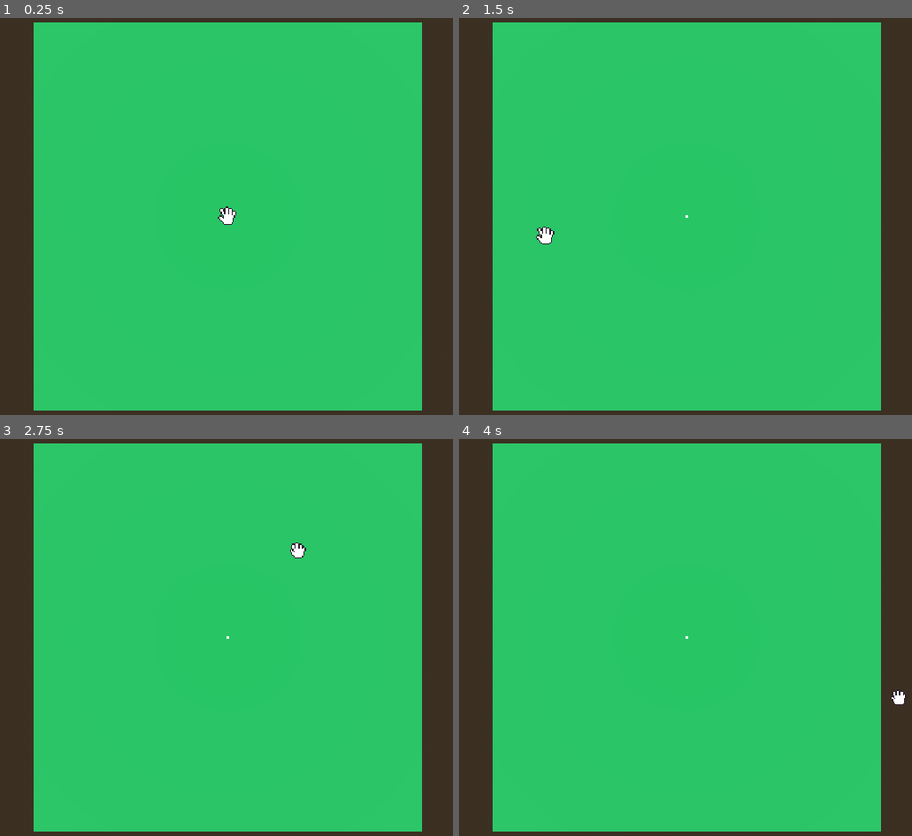
Above: before the commit, frames 1-4 (two rows, left to right).
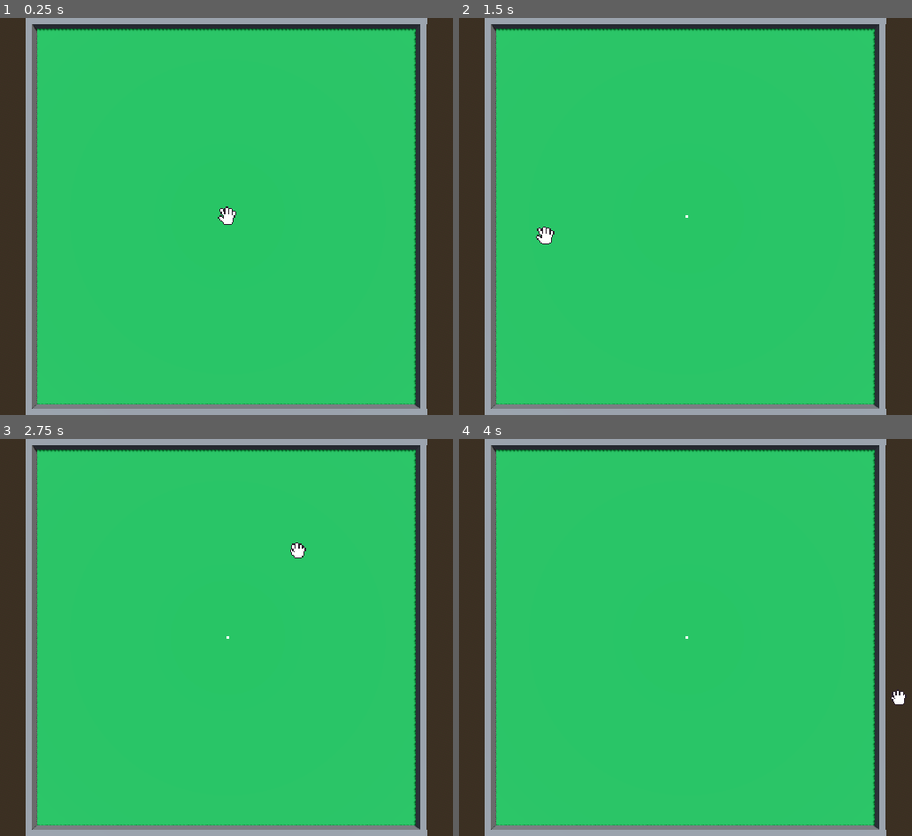
Above: after the commit, the same moments.

Repository: lognasmeow/hole-in-one
Game: Godot game, scene res://Maps/test area.tscn
Two runs of this game, one before a commit and one after it. Both use one fixed random seed, a clock stepped at 60 frames per second and the inputs below.
Inputs (mouse positions are in pixels of both pictures, inside the frame that each line leads up to):
- Up to frame 1 (0.25 s): no input
- Up to frame 2 (1.5 s): tap Enter at 0.5 s; move the mouse to (844, 196) at 0.52 s; press the mouse at (844, 196) at 0.53 s; tap Space at 1.25 s; move the mouse to (545, 236) at 1.27 s; release the mouse at (545, 236) at 1.28 s; click (545, 236) at 1.35 s
- Up to frame 3 (2.75 s): tap Enter at 2 s; move the mouse to (298, 550) at 2.02 s; press the mouse at (298, 550) at 2.03 s
- Up to frame 4 (4 s): tap Space at 2.75 s; move the mouse to (649, 716) at 2.77 s; release the mouse at (649, 716) at 2.78 s; click (649, 716) at 2.85 s; tap Enter at 3.5 s; move the mouse to (898, 697) at 3.52 s; press the mouse at (898, 697) at 3.53 s

The runs differ from the first frame. In frame 1, 10% of the frame differs, in the area x 5-95%, y 0-100%; in frame 2, 10%; in frame 3, 10%; in frame 4, 10%.

Commit message:
fill out test area

Diff:
--- a/hole-in-one/Maps/test area.tscn
+++ b/hole-in-one/Maps/test area.tscn
@@ -26,6 +26,15 @@
 [sub_resource type="ConvexPolygonShape3D" id="ConvexPolygonShape3D_lw62w"]
 points = PackedVector3Array(-1, 0, -1, -1, 0, 1, 1, 0, -1, 1, 0, 1)
 
+[sub_resource type="BoxMesh" id="BoxMesh_kxbnw"]
+size = Vector3(30, 0.5, 0.5)
+
+[sub_resource type="StandardMaterial3D" id="StandardMaterial3D_kxbnw"]
+albedo_color = Color(0.31431597, 0.31431618, 0.31431603, 1)
+
+[sub_resource type="ConvexPolygonShape3D" id="ConvexPolygonShape3D_kxbnw"]
+points = PackedVector3Array(14.999998, 0.25, 0.25, 14.999998, 0.25, -0.25, -15, 0.25, 0.25, 14.999998, -0.25, 0.25, 14.999998, -0.25, -0.25, -15, 0.25, -0.25, -15, -0.25, 0.25, -15, -0.25, -0.25)
+
 [node name="TestArea" type="Node3D"]
 
 [node name="WorldEnvironment" type="WorldEnvironment" parent="."]
@@ -45,10 +54,56 @@
 shape = SubResource("ConvexPolygonShape3D_lw62w")
 
 [node name="golf_ball" parent="." instance=ExtResource("1_ekmjr")]
-transform = Transform3D(1, 0, 0, 0, 1, 0, 0, 0, 1, 0, 0.650211, 0)
+transform = Transform3D(1, 0, 0, 0, 1, 0, 0, 0, 1, 0, 0.20587462, 0)
 
 [node name="cursor" parent="." instance=ExtResource("2_i42u0")]
 position = Vector2(-0.8722028, 0.7234087)
 
 [node name="MainLevelCamera" parent="." instance=ExtResource("3_kxbnw")]
 transform = Transform3D(1, 0, 0, 0, -4.371139e-08, 1, 0, -1, -4.371139e-08, 0, 20, 0)
+
+[node name="Walls" type="Node3D" parent="."]
+
+[node name="wall" type="MeshInstance3D" parent="Walls"]
+transform = Transform3D(1, 0, 0, 0, 1, 0, 0, 0, 1, 0, 0.2503221, 14.743457)
+mesh = SubResource("BoxMesh_kxbnw")
+skeleton = NodePath("../..")
+surface_material_override/0 = SubResource("StandardMaterial3D_kxbnw")
+
+[node name="StaticBody3D" type="StaticBody3D" parent="Walls/wall"]
+
+[node name="CollisionShape3D" type="CollisionShape3D" parent="Walls/wall/StaticBody3D"]
+shape = SubResource("ConvexPolygonShape3D_kxbnw")
+
+[node name="wall2" type="MeshInstance3D" parent="Walls"]
+transform = Transform3D(1, 0, 0, 0, 1, 0, 0, 0, 1, 0, 0.2503221, -14.744345)
+mesh = SubResource("BoxMesh_kxbnw")
+skeleton = NodePath("../..")
+surface_material_override/0 = SubResource("StandardMaterial3D_kxbnw")
+
+[node name="StaticBody3D" type="StaticBody3D" parent="Walls/wall2"]
+
+[node name="CollisionShape3D" type="CollisionShape3D" parent="Walls/wall2/StaticBody3D"]
+shape = SubResource("ConvexPolygonShape3D_kxbnw")
+
+[node name="wall3" type="MeshInstance3D" parent="Walls"]
+transform = Transform3D(-4.371139e-08, 0, 1, 0, 1, 0, -1, 0, -4.371139e-08, -15, 0.2503221, -0.006016016)
+mesh = SubResource("BoxMesh_kxbnw")
+skeleton = NodePath("../..")
+surface_material_override/0 = SubResource("StandardMaterial3D_kxbnw")
+
+[node name="StaticBody3D" type="StaticBody3D" parent="Walls/wall3"]
+
+[node name="CollisionShape3D" type="CollisionShape3D" parent="Walls/wall3/StaticBody3D"]
+shape = SubResource("ConvexPolygonShape3D_kxbnw")
+
+[node name="wall4" type="MeshInstance3D" parent="Walls"]
+transform = Transform3D(-4.371139e-08, 0, 1, 0, 1, 0, -1, 0, -4.371139e-08, 14.745747, 0.2503221, -0.006016016)
+mesh = SubResource("BoxMesh_kxbnw")
+skeleton = NodePath("../..")
+surface_material_override/0 = SubResource("StandardMaterial3D_kxbnw")
+
+[node name="StaticBody3D" type="StaticBody3D" parent="Walls/wall4"]
+
+[node name="CollisionShape3D" type="CollisionShape3D" parent="Walls/wall4/StaticBody3D"]
+shape = SubResource("ConvexPolygonShape3D_kxbnw")
--- a/hole-in-one/project.godot
+++ b/hole-in-one/project.godot
@@ -15,6 +15,10 @@
 config/features=PackedStringArray("4.5", "Forward Plus")
 config/icon="res://icon.svg"
 
+[display]
+
+window/size/mode=2
+
 [input]
 
 click={
Not shown: 1 places in hole-in-one/Maps/test area.tscn that only renumber resources
